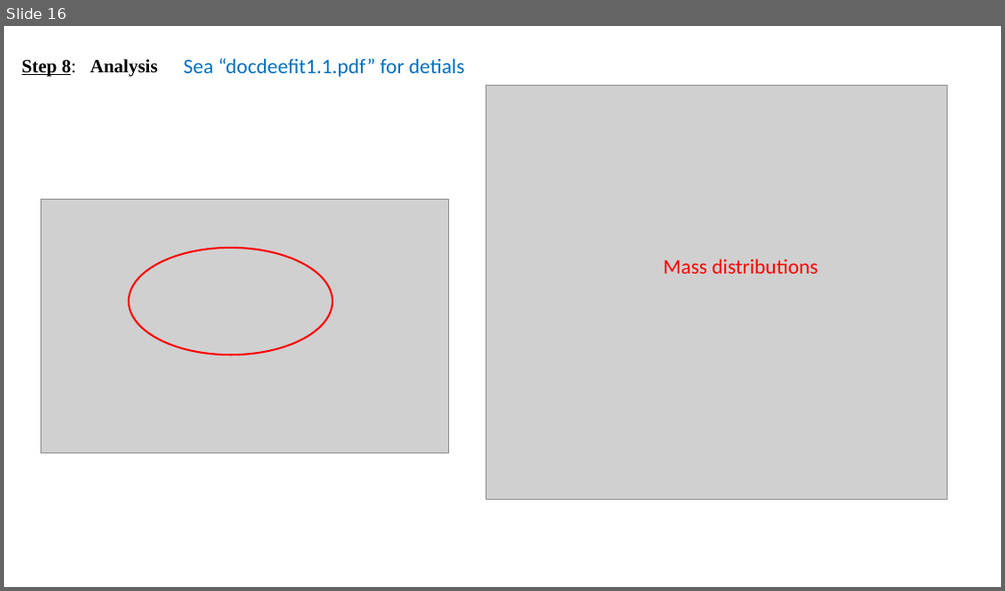
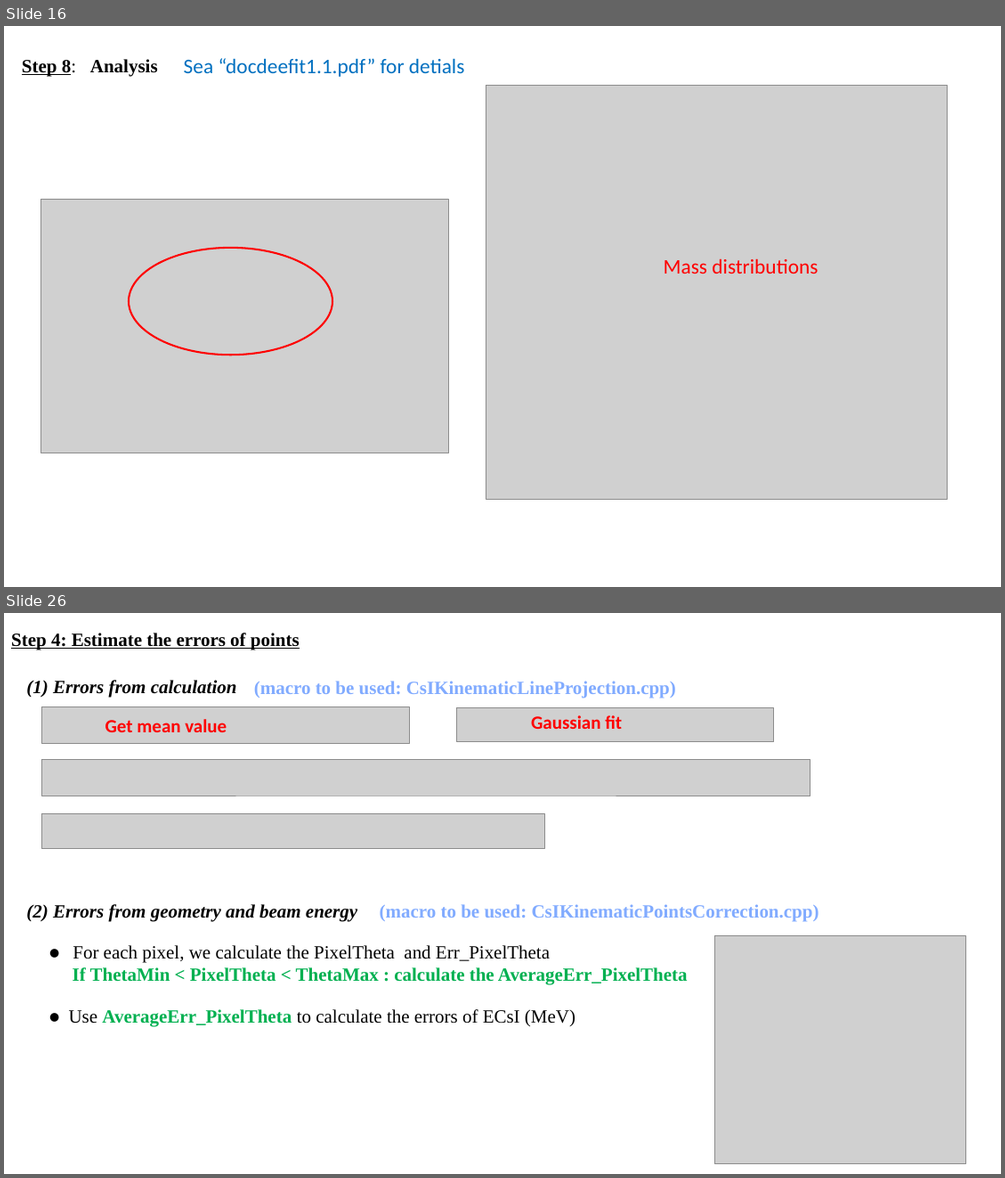
Before and after one commit to gfh16/StudyNotes, a slide deck: 2018Oct-Tutorial_HiRACsICalibrations.pptx. Shown one above the other, each under a label of ours: slide 16 before the commit, slides 16 and 26 after it; the slides between them are not shown. The pictures are 1005x591 and 1005x1178 pixels, drawn with LibreOffice and Linux fonts; fonts in the diff are those of the drawing; grey boxes stand for pictures. Boxes give left, top, right and bottom in pixels: in the first picture for what was removed or moved away, otherwise in the second. Text is boxed around its words. In the diff, an @@ line names an element or a change of style, - is before the commit and + after.

Commit message:
Added how to get kinematics points.

```diff
--- a/2018Oct-Tutorial_HiRACsICalibrations.pptx
+++ b/2018Oct-Tutorial_HiRACsICalibrations.pptx
@@ slide 26 added at [4,613,1001,1174], background #FFFFFF @@
@@ text added at [11,633,299,650], 18 pt, text #000000, bold, underline @@
+Step 4: Estimate the errors of points
@@ text added at [26,680,237,698], 18 pt, text #000000, bold, italic @@
+(1) Errors from calculation
@@ text added at [254,681,676,698], 18 pt, text #81ABFF, bold @@
+(macro to be used: CsIKinematicLineProjection.cpp)
@@ picture added at [41,706,409,743] @@
@@ text added at [105,719,226,732], 18 pt, text #FF0000, bold @@
+Get mean value
@@ picture added at [457,708,774,742] @@
@@ text added at [531,715,622,729], 18 pt, text #FF0000, bold @@
+Gaussian fit
@@ picture added at [41,760,810,795] @@
@@ picture added at [41,813,544,849] @@
@@ text added at [26,904,357,922], 18 pt, text #000000, bold, italic @@
+(2) Errors from geometry and beam energy
@@ text added at [380,904,819,922], 18 pt, text #81ABFF, bold @@
+(macro to be used: CsIKinematicPointsCorrection.cpp)
@@ text added at [73,945,688,985], 18 pt, text #00B050, bold @@
+● For each pixel, we calculate the PixelTheta and Err_PixelTheta
+If ThetaMin < PixelTheta < ThetaMax : calculate the AverageErr_PixelTheta
@@ picture added at [714,935,966,1164] @@
@@ text added at [69,1009,575,1027], 18 pt, text #000000 @@
+● Use AverageErr_PixelTheta to calculate the errors of ECsI (MeV)
```
Also in this commit, not shown: 10 slides changed, 3 other slides added, 3 slides removed.
